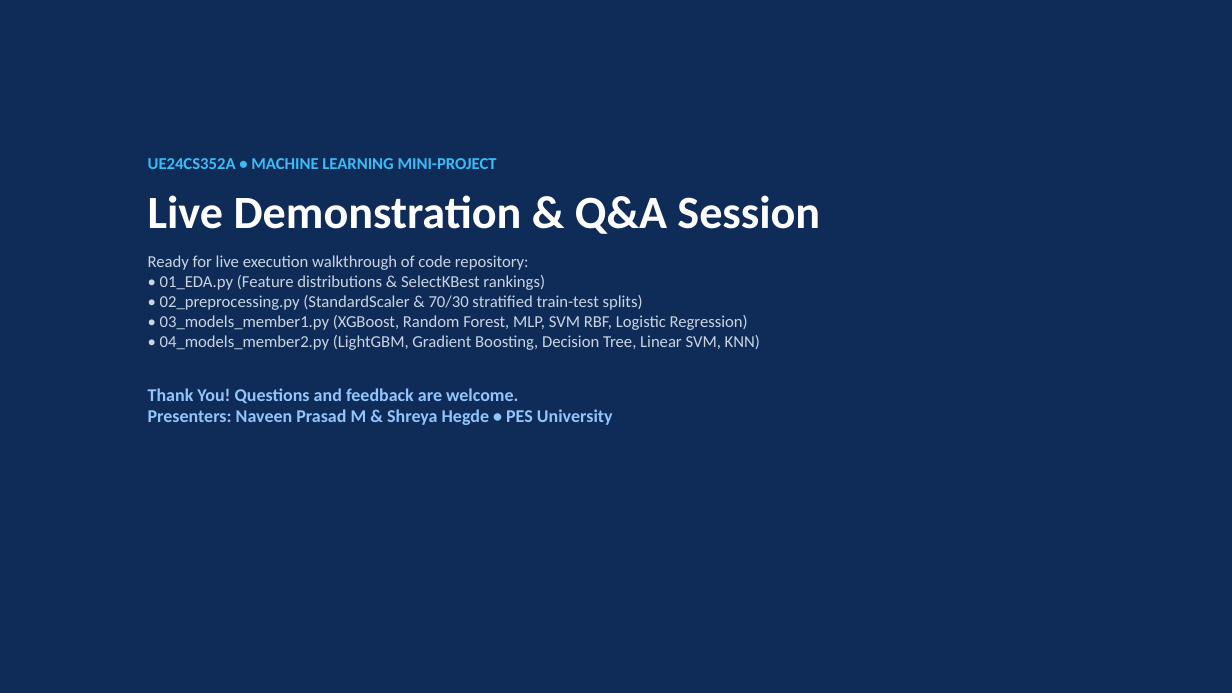
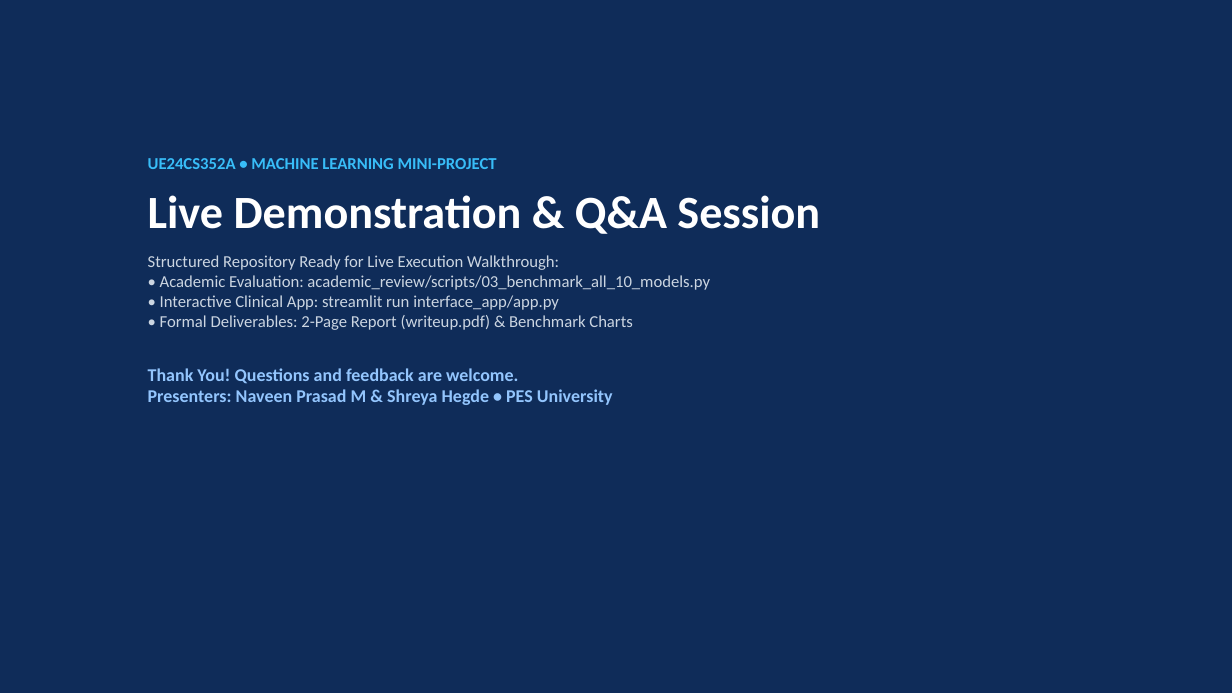
Before and after one commit to NAVEEN4516/fetal-health-classification, a slide deck: slide 11 of slides/Fetal_Health_Classification_Presentation.pptx (slide 10 before the commit). Drawn at 1232x693 pixels with LibreOffice and Linux fonts; fonts in the diff are those of the drawing. Boxes give left, top, right and bottom in pixels: in the first picture for what was removed or moved away, otherwise in the second. Text is boxed around its words. In the diff, an @@ line names an element or a change of style, - is before the commit and + after.

Commit message:
Refactor project structure: isolate academic_review from interface_app and upgrade clinical web interface

```diff
--- a/slides/Fetal_Health_Classification_Presentation.pptx
+++ b/slides/Fetal_Health_Classification_Presentation.pptx
@@ text at <box>148,255,710,330</box>: text changed @@
-Ready for live execution walkthrough of code repository:
-• 01_EDA.py (Feature distributions & SelectKBest rankings)
-• 02_preprocessing.py (StandardScaler & 70/30 stratified train-test splits)
-• 03_models_member1.py (XGBoost, Random Forest, MLP, SVM RBF, Logistic Regression)
-• 04_models_member2.py (LightGBM, Gradient Boosting, Decision Tree, Linear SVM, KNN)
+Structured Repository Ready for Live Execution Walkthrough:
+• Academic Evaluation: academic_review/scripts/03_benchmark_all_10_models.py
+• Interactive Clinical App: streamlit run interface_app/app.py
+• Formal Deliverables: 2-Page Report (writeup.pdf) & Benchmark Charts
```
Also in this commit, not shown: 3 other slides changed, 1 slide added, 22 other files.
